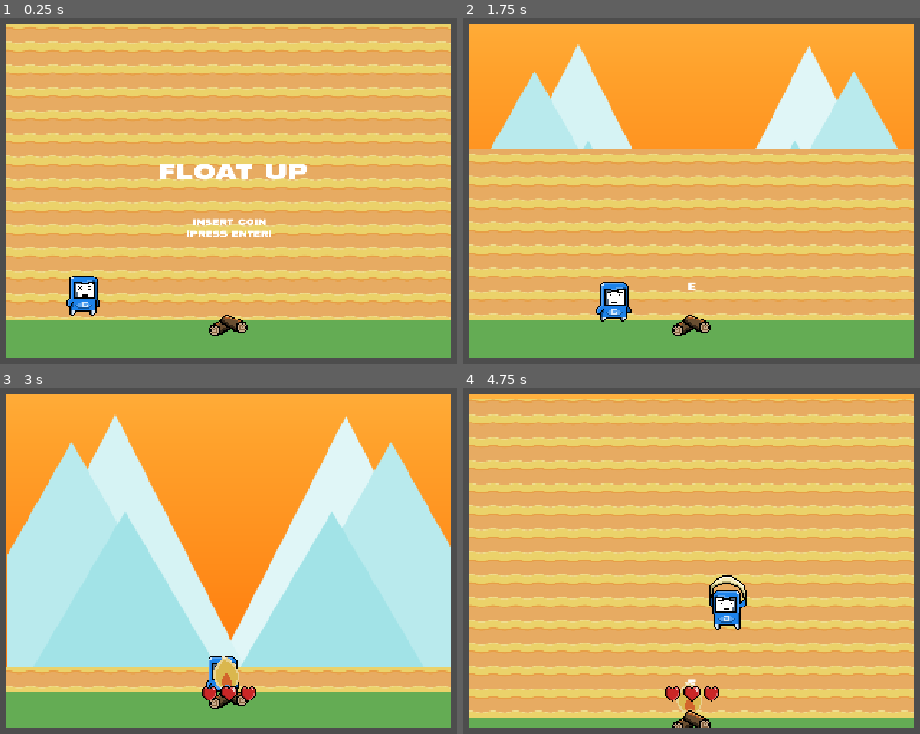
Above: before the commit, frames 1-4 (two rows, left to right).
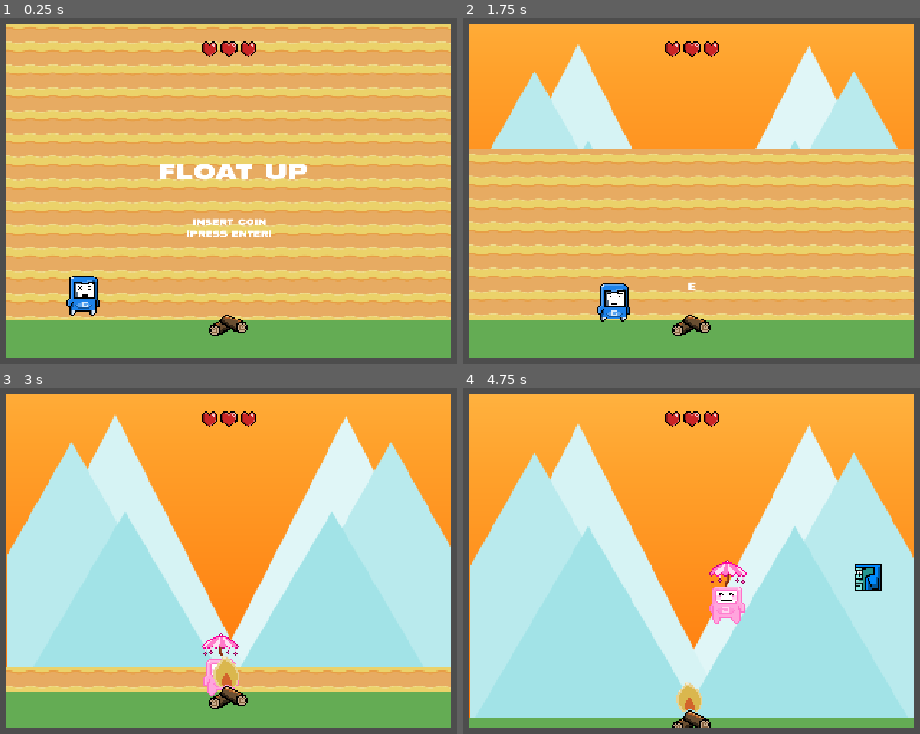
Above: after the commit, the same moments.

Repository: RuffledPlume/WildJam97
Game: Godot game, scene res://levels/lvl_float_up.tscn
The game is run twice, just before and just after one commit, with the same random seed, the same clock (stepped at 60 frames per second) and the same inputs. The project has no main scene, so this scene is started directly.
Inputs (mouse positions are in pixels of both pictures, inside the frame that each line leads up to):
- Up to frame 1 (0.25 s): no input
- Up to frame 2 (1.75 s): tap Enter (enter) at 0.5, 1.55 s; move the mouse to (869, 173) at 0.52 s; hold D (main_player_move_right) 0.53-1.28 s; hold Enter (enter) 0.53-1.28 s; tap Space (jump) at 0.77, 1.52 s; tap X (X, bound only after the commit) at 0.8, 1.35 s; move the mouse to (531, 218) at 1.27 s; hold S (main_player_move_back) from 1.28 s (still down)
- Up to frame 3 (3 s): move the mouse to (310, 467) at 2.02 s; release S (main_player_move_back) at 2.03 s; hold D (main_player_move_right) 2.03-2.78 s; hold Enter (enter) 2.03-2.78 s; tap X (X, bound only after the commit) at 2.3 s; move the mouse to (187, 654) at 2.77 s; hold W (main_player_move_forward) from 2.78 s (still down); tap E (interact) at 2.85 s
- Up to frame 4 (4.75 s): tap Space (jump) at 3.02, 3.77, 4.52 s; tap Enter (enter) at 3.05, 4.55 s; move the mouse to (outside the picture) at 3.52 s; release W (main_player_move_forward) at 3.53 s; hold A (main_player_move_left) from 3.53 s (still down); tap Mouse wheel down (scroll_mouse_down) at 3.6 s; tap X (X, bound only after the commit) at 3.8, 4.35 s; move the mouse to (outside the picture) at 4.27 s

The runs differ from the first frame. In frame 1, 0.4% of the frame differs, in the area x 44-57%, y 6-12%; in frame 2, 0.6%; in frame 3, 1.2%; in frame 4, 88%, in the area x 1-99%, y 3-96%.

Commit message:
Animations and Boundary
Added a few animations for gamegirl
Added boundary death for player

Diff:
--- a/project/levels/lvl_float_up.tscn
+++ b/project/levels/lvl_float_up.tscn
@@ -22,17 +22,25 @@
 [ext_resource type="Texture2D" uid="uid://cgojwbbvnvkdx" path="res://assets/interactables/fire.png" id="8_raika"]
 [ext_resource type="Texture2D" uid="uid://df5sv6hg07fyt" path="res://assets/enemies/fallboy_large.png" id="8_vi5ht"]
 [ext_resource type="Texture2D" uid="uid://xpmal63nbyes" path="res://assets/enemies/fallboy_long_normal.png" id="9_bxjl1"]
+[ext_resource type="Texture2D" uid="uid://bywp4dyc640gf" path="res://assets/player/gamegirl/gamergirl_player_01.png" id="10_1inwl"]
 [ext_resource type="Texture2D" uid="uid://dgejk6yfxl7pq" path="res://assets/enemies/fallboy_tall.png" id="10_62d5f"]
 [ext_resource type="Script" uid="uid://cmey5vg42dm3b" path="res://scripts/floatup/spawn_manager.gd" id="10_yuhyp"]
+[ext_resource type="Texture2D" uid="uid://cu55aksa62558" path="res://assets/player/gamegirl/gamergirl_flying_01.png" id="11_4gakt"]
 [ext_resource type="Texture2D" uid="uid://daephr2x6foox" path="res://assets/enemies/flyboy.png" id="11_kjb24"]
 [ext_resource type="PackedScene" uid="uid://cvdlq376avl1f" path="res://prefabs/floatup/pf_falling_object.tscn" id="11_y3spn"]
+[ext_resource type="Texture2D" uid="uid://7xnc30675rnl" path="res://assets/player/gamegirl/gamergirl_flying_02.png" id="12_elvqk"]
 [ext_resource type="Texture2D" uid="uid://u8i6bi7tp5a0" path="res://assets/enemies/fallboy_tall_shock.png" id="12_hwgr8"]
 [ext_resource type="Texture2D" uid="uid://dhqno2037edmm" path="res://assets/enemies/fallboy_long.png" id="13_2a034"]
 [ext_resource type="PackedScene" uid="uid://lyfqotn1ox6k" path="res://prefabs/floatup/pf_flying_object.tscn" id="13_44dkg"]
+[ext_resource type="Texture2D" uid="uid://4b4cb7yj85su" path="res://assets/player/gamegirl/gamergirl_flying_03.png" id="13_nywkm"]
 [ext_resource type="PackedScene" uid="uid://cxu0qesfjbwce" path="res://prefabs/floatup/pf_falling_object_large.tscn" id="13_vkjjv"]
+[ext_resource type="Texture2D" uid="uid://c6dt6vantxt8q" path="res://assets/player/gamegirl/walking/walk_01.png" id="14_stu34"]
 [ext_resource type="Texture2D" uid="uid://c2auhnshor5w8" path="res://assets/background/enemy_wall_image.png" id="14_xhklb"]
 [ext_resource type="PackedScene" uid="uid://bd3y20mn4t04o" path="res://prefabs/floatup/pf_falling_object_long.tscn" id="14_y1j1w"]
+[ext_resource type="Texture2D" uid="uid://lr0yolhrlnbl" path="res://assets/player/gamegirl/walking/walk_02.png" id="15_f3g7a"]
 [ext_resource type="PackedScene" uid="uid://befcd674fqd0l" path="res://prefabs/floatup/pf_falling_object_tall.tscn" id="15_wj86m"]
+[ext_resource type="Texture2D" uid="uid://djiugrtr34k3l" path="res://assets/player/gamegirl/walking/walk_03.png" id="16_jw5q6"]
+[ext_resource type="Texture2D" uid="uid://ps66ucxyrnuo" path="res://assets/player/gamegirl/walking/walk_04.png" id="17_fap12"]
 [ext_resource type="Texture2D" uid="uid://b0jfwy36pcb4o" path="res://assets/background/scene_mtn_front.png" id="17_gjakv"]
 [ext_resource type="Script" uid="uid://cw6hq8yuhfn5o" path="res://scripts/floatup/ui.gd" id="17_wj86m"]
 [ext_resource type="Texture2D" uid="uid://ds0232hojx0ax" path="res://assets/player/heart.png" id="17_y1j1w"]
@@ -160,6 +168,56 @@
 "speed": 5.0
 }]
 
+[sub_resource type="SpriteFrames" id="SpriteFrames_he4c8"]
+animations = [{
+"frames": [{
+"duration": 1.0,
+"texture": ExtResource("10_1inwl")
+}],
+"loop": 1,
+"name": &"death",
+"speed": 5.0
+}, {
+"frames": [{
+"duration": 1.0,
+"texture": ExtResource("11_4gakt")
+}, {
+"duration": 1.0,
+"texture": ExtResource("12_elvqk")
+}, {
+"duration": 1.0,
+"texture": ExtResource("13_nywkm")
+}],
+"loop": 1,
+"name": &"flying",
+"speed": 5.0
+}, {
+"frames": [{
+"duration": 1.0,
+"texture": ExtResource("10_1inwl")
+}],
+"loop": 1,
+"name": &"idle",
+"speed": 5.0
+}, {
+"frames": [{
+"duration": 1.0,
+"texture": ExtResource("14_stu34")
+}, {
+"duration": 1.0,
+"texture": ExtResource("15_f3g7a")
+}, {
+"duration": 1.0,
+"texture": ExtResource("16_jw5q6")
+}, {
+"duration": 1.0,
+"texture": ExtResource("17_fap12")
+}],
+"loop": 1,
+"name": &"walk",
+"speed": 5.0
+}]
+
 [sub_resource type="RectangleShape2D" id="RectangleShape2D_w36lc"]
 size = Vector2(35, 55)
 
@@ -798,6 +856,16 @@
 scale = Vector2(2, 2)
 sprite_frames = SubResource("SpriteFrames_xvdk0")
 animation = &"death"
+
+[node name="AnimatedSprite2DGG" type="AnimatedSprite2D" parent="AspectRatioContainer/SubViewportContainer/SubViewport/Player" unique_id=845332129]
+unique_name_in_owner = true
+visible = false
+z_index = 100
+texture_filter = 1
+position = Vector2(-1, -3)
+scale = Vector2(2, 2)
+sprite_frames = SubResource("SpriteFrames_he4c8")
+animation = &"walk"
 
 [node name="Sprite2D" type="Sprite2D" parent="AspectRatioContainer/SubViewportContainer/SubViewport/Player" unique_id=839767947]
 visible = false
@@ -1365,6 +1433,7 @@
 position = Vector2(319.89197, -349.00003)
 
 [node name="DeathLabel" type="Label" parent="AspectRatioContainer/SubViewportContainer/SubViewport" unique_id=1373280721]
+unique_name_in_owner = true
 offset_left = -10.108032
 offset_top = 165.0
 offset_right = 650.89197
@@ -1372,8 +1441,9 @@
 theme_override_colors/font_color = Color(1, 1, 1, 0)
 theme_override_fonts/font = ExtResource("4_53lfo")
 theme_override_font_sizes/font_size = 60
-text = "GAMEMAN
-HAS PERISHED"
+text = "YOU
+HAVE
+PERISHED"
 horizontal_alignment = 1
 vertical_alignment = 1
 
@@ -1435,7 +1505,6 @@
 
 [node name="UI" type="Control" parent="." unique_id=1830636579]
 unique_name_in_owner = true
-visible = false
 layout_mode = 3
 anchors_preset = 0
 offset_right = 40.0
@@ -1450,9 +1519,9 @@
 anchor_right = 0.5
 anchor_bottom = 1.0
 offset_left = 516.0
-offset_top = 456.0
+offset_top = 61.0
 offset_right = 596.0
-offset_bottom = 496.0
+offset_bottom = 101.0
 grow_horizontal = 2
 grow_vertical = 0
 theme_override_constants/separation = 4
@@ -1475,9 +1544,9 @@
 [node name="HBoxContainer2" type="HBoxContainer" parent="UI" unique_id=1144935482]
 layout_mode = 0
 offset_left = 549.0
-offset_top = 460.0
+offset_top = 132.0
 offset_right = 601.0
-offset_bottom = 486.0
+offset_bottom = 158.0
 
 [node name="ShrinkIcon" type="TextureRect" parent="UI/HBoxContainer2" unique_id=1679212263]
 visible = false
--- a/project/project.godot
+++ b/project/project.godot
@@ -65,6 +65,11 @@
 "events": [Object(InputEventMouseButton,"resource_local_to_scene":false,"resource_name":"","device":-1,"window_id":0,"a …(259 unchanged characters)…
 ]
 }
+X={
+"deadzone": 0.2,
+"events": [Object(InputEventKey,"resource_local_to_scene":false,"resource_name":"","device":-1,"window_id":0,"alt_pressed":false,"shift_pressed":false,"ctrl_pressed":false,"meta_pressed":false,"pressed":false,"keycode":0,"physical_keycode":88,"key_label":0,"unicode":120,"location":0,"echo":false,"script":null)
+]
+}
 
 [physics]
 
--- a/project/scripts/floatup/arcade_game_float_up.gd
+++ b/project/scripts/floatup/arcade_game_float_up.gd
@@ -11,6 +11,7 @@
 var menu_array    : Array[CanvasLayer]
 var idx           : int
 var current_page  : CanvasLayer
+var chosen_sprite : AnimatedSprite2D
 
 @onready var title_page: CanvasLayer = %TitlePage
 @onready var how_to_page: CanvasLayer = %HowToPage
@@ -56,7 +57,7 @@
 			menu_array[idx].visible = true   # Set new menu_array page to visbile
 		else:							     # Loop until idx is = to menu_array.size()
 			menu_array[idx].visible = false  # On the last page, start the game
-			menu_finished
+			menu_finished = true
 			animation_player.play("remove_scrolling_bg")
 			game_started = true
 			title_page.visible = false
--- a/project/scripts/floatup/player_float_up.gd
+++ b/project/scripts/floatup/player_float_up.gd
@@ -20,19 +20,28 @@
 var canvas_layer      : CanvasLayer
 var resize_factor     : float = 1.0
 var resize_multiplier : float = 0.01
+var current_sprite    : AnimatedSprite2D
+var old_sprite        : AnimatedSprite2D
+var is_repositioned   : bool = false
 
 @onready var damage_timer: Timer = %DamageTimer
 @onready var shrink_timer: Timer = %ShrinkTimer
 @onready var steer_timer: Timer = %SteerTimer
 @onready var anim_player_main: AnimationPlayer = %AnimPlayerMain
 @onready var animated_sprite_2d: AnimatedSprite2D = %AnimatedSprite2D
+@onready var animated_sprite_2dgg: AnimatedSprite2D = %AnimatedSprite2DGG
+@onready var death_label: Label = %DeathLabel
 
 func _ready() -> void:
+	animated_sprite_2d.stop()
 	canvas_layer = get_tree().get_first_node_in_group("CanvasLayer")
 	canvas_layer.start_flying.connect(set_to_flying)
 	shrink_timer.timeout.connect(remove_shrink)
 	steer_timer.timeout.connect(remove_steer)
 	player_died.connect(disable_input)
+	current_sprite = animated_sprite_2d
+	old_sprite     = animated_sprite_2dgg
+
 
 func _input(event: InputEvent) -> void:
 	if Input.is_action_just_pressed("interact"):
@@ -42,19 +51,38 @@
 		resize_factor -= resize_multiplier
 		self.scale = Vector2(resize_factor, resize_factor)
 
+	if Input.is_action_just_pressed("X"):
+		printt(current_sprite, old_sprite)
+		if current_sprite == animated_sprite_2d:
+			old_sprite = animated_sprite_2d
+			current_sprite = animated_sprite_2dgg
+		else:
+			old_sprite = animated_sprite_2dgg
+			current_sprite = animated_sprite_2d
+		printt(current_sprite, old_sprite)
+		old_sprite.visible = false
+		current_sprite.visible = true
+
+
 func _process(delta: float) -> void:
+
+	handle_bounds_death()
+
 	if resize_factor < 1.0:
 		resize_factor += 0.001
 		self.scale = Vector2(resize_factor, resize_factor)
 	resize_factor = clamp(resize_factor, 0.5, 1.0)
 
-	if health <= 0:
-		player_died.emit()
+	if is_flying:
+		if is_repositioned:
+			return
+		animated_sprite_2dgg.position = Vector2(animated_sprite_2dgg.position.x, animated_sprite_2dgg.position.y - 15.0)
+		is_repositioned = true
 
 
 func disable_input() ->  void:
 	disable_player = true
-	animated_sprite_2d.play("death")
+	current_sprite.play("death")
 	anim_player_main.play("death")
 
 
@@ -71,30 +99,28 @@
 
 	# HANDLE GROUND INPUTS AND SPEEDS
 	if not is_flying:
-		animated_sprite_2d.play("idle")
 		if Input.is_action_pressed("main_player_move_left"):
-			animated_sprite_2d.play("walk")
-			animated_sprite_2d.flip_h = true
+			current_sprite.play("walk")
+			current_sprite.flip_h = true
 			velocity += Vector2(-10.0, 0.0)
 		elif Input.is_action_pressed("main_player_move_right"):
-			animated_sprite_2d.play("walk")
-			animated_sprite_2d.flip_h = false
+			current_sprite.play("walk")
+			current_sprite.flip_h = false
 			velocity += Vector2(10.0, 0.0)
 		else:
-			animated_sprite_2d.play("idle")
+			current_sprite.play("idle")
 
 		velocity = velocity.move_toward(Vector2.ZERO, 5.0)
 		velocity = velocity.limit_length(max_speed)
 
 	# HANDLE FLYING INPUTS AND SPEEDS
 	if is_flying:
+		current_sprite.play("flying")
 		if Input.is_action_pressed("main_player_move_left"):
-			animated_sprite_2d.play("flying")
-			animated_sprite_2d.flip_h = true
+			current_sprite.flip_h = true
 			velocity += Vector2(-speed, 0.0)
 		if Input.is_action_pressed("main_player_move_right"):
-			animated_sprite_2d.play("flying")
-			animated_sprite_2d.flip_h = false
+			current_sprite.flip_h = false
 			velocity += Vector2(speed, 0.0)
 		if Input.is_action_pressed("main_player_move_forward"):
 			velocity += Vector2(0.0, -speed * 0.7)
@@ -121,8 +147,7 @@
 	health -= damage
 	health = clamp(health, 0, 3)
 	if health <= 0:
-		print("Game Over")
-		# add death state
+		player_died.emit()
 	health_changed.emit()
 	print(health)
 
@@ -153,3 +178,16 @@
 		steer_timer.start()
 		steering.emit()
 		area.get_parent().queue_free()
+
+func handle_bounds_death() -> void:
+	var screen = get_viewport_rect()
+	var min_x = screen.position.x
+	var max_x = screen.end.x
+	var min_y = screen.position.y
+	var max_y = screen.end.y
+
+	if position.x < min_x || position.x > max_x:
+		player_died.emit()
+
+	if position.y < min_y || position.y > max_y:
+		player_died.emit()
Binary file added: project/assets/player/gamegirl/gamergirl_02.png
Not shown, added: project/assets/player/gamegirl/gamergirl_02.png.import
Binary file added: project/assets/player/gamegirl/gamergirl_flying_01.png
Not shown, added: project/assets/player/gamegirl/gamergirl_flying_01.png.import
Binary file added: project/assets/player/gamegirl/gamergirl_flying_02.png
Not shown, added: project/assets/player/gamegirl/gamergirl_flying_02.png.import
Binary file added: project/assets/player/gamegirl/gamergirl_flying_03.png
Not shown, added: project/assets/player/gamegirl/gamergirl_flying_03.png.import
Binary file added: project/assets/player/gamegirl/gamergirl_player.png
Not shown, added: project/assets/player/gamegirl/gamergirl_player.png.import
Binary file added: project/assets/player/gamegirl/gamergirl_player_01.png
Not shown, added: project/assets/player/gamegirl/gamergirl_player_01.png.import
(and 8 more such lines)
